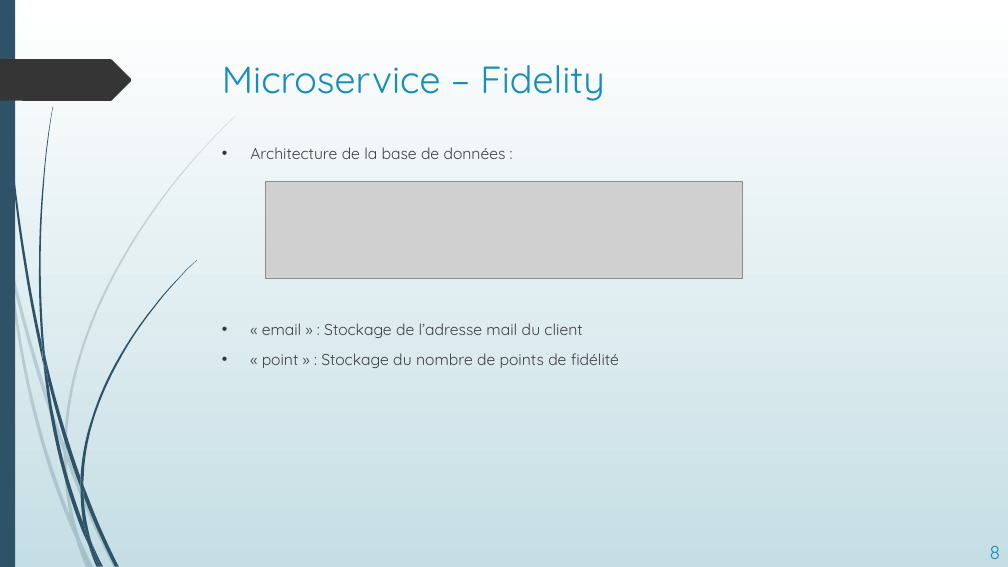
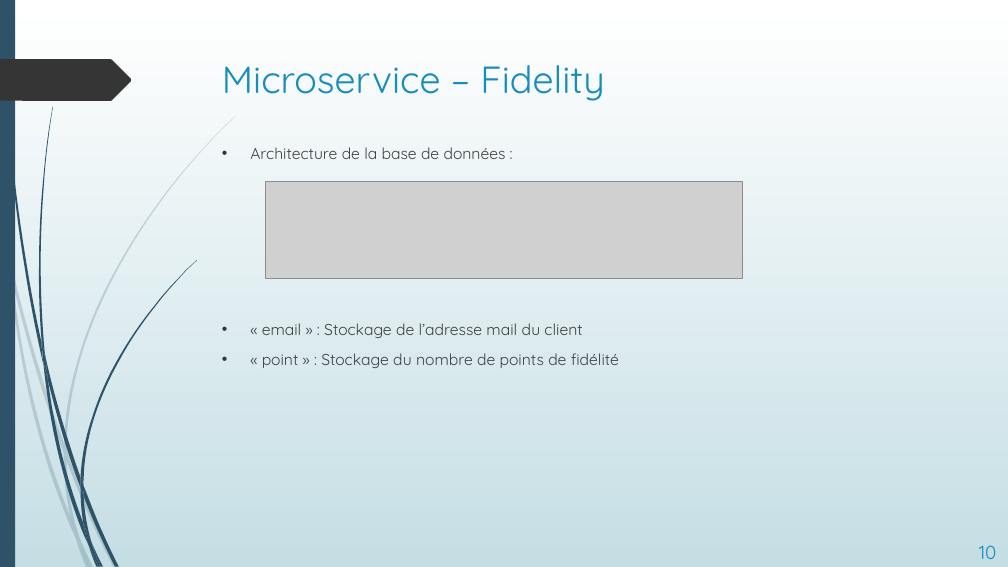
Before and after one commit to Thibault-Marchal/Fidelity, a slide deck: slide 11 of PowerPointProjetFINAL.pptx. Drawn at 1008x567 pixels with LibreOffice and Linux fonts; fonts in the diff are those of the drawing; grey boxes stand for pictures. Boxes give left, top, right and bottom in pixels: in the first picture for what was removed or moved away, otherwise in the second. Text is boxed around its words. In the diff, an @@ line names an element or a change of style, - is before the commit and + after.

```diff
--- a/PowerPointProjetFINAL.pptx
+++ b/PowerPointProjetFINAL.pptx
@@ text at (979, 545, 997, 559): text changed @@
-8
+10
```
Also in this commit, not shown: 14 other slides changed.
